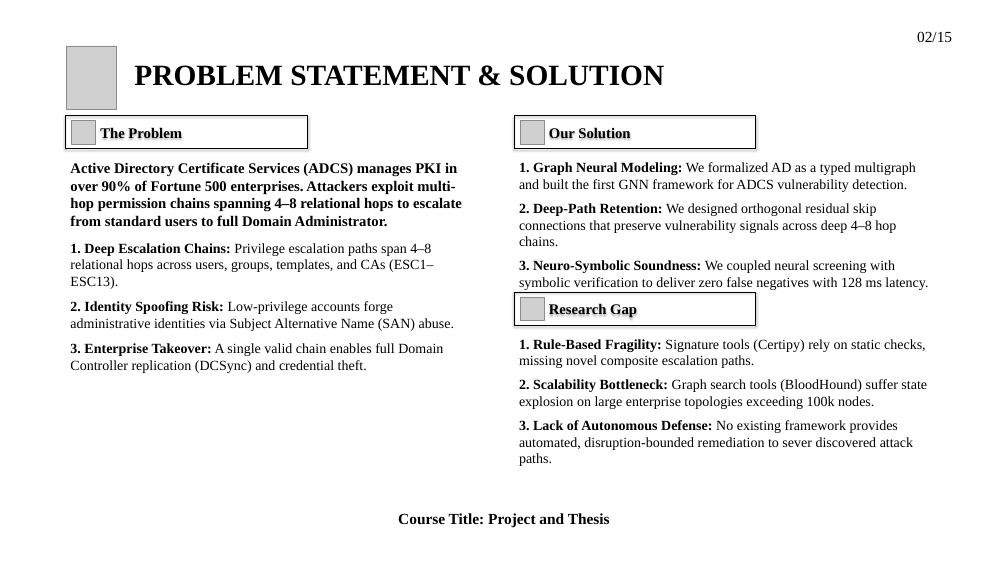
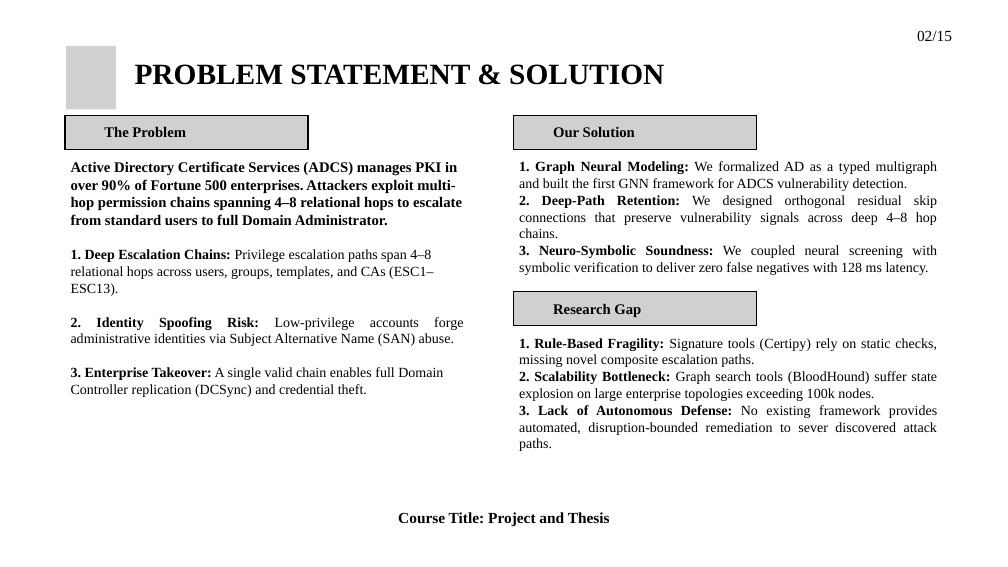
Before and after one commit to hasanshahriar32/GOAD, a slide deck: slide 2 of thesis_paper/certgraph_thesis_defense.pptx. Drawn at 1008x567 pixels with LibreOffice and Linux fonts; fonts in the diff are those of the drawing; grey boxes stand for pictures; background and template pictures are left out. Boxes give left, top, right and bottom in pixels: in the first picture for what was removed or moved away, otherwise in the second. Text is boxed around its words. In the diff, an @@ line names an element or a change of style, - is before the commit and + after.

Commit message:
feat: add slide diagram generation scripts and update presentation figures and layouts

```diff
--- a/thesis_paper/certgraph_thesis_defense.pptx
+++ b/thesis_paper/certgraph_thesis_defense.pptx
@@ text "02/15" at (917, 30, 952, 41): line spacing 1 to 26.4pt @@
@@ text "PROBLEM STATEMENT & SOLUTION" at (135, 64, 664, 85): line spacing 1 to 50.4pt @@
@@ 3 texts: place and size @@
-3 texts at (66, 116, 756, 325)
+3 texts at (104, 126, 641, 317)
@@ line spacing 1 to 25.2pt; outline #000000 1.5 pt to none; shadow off in 3 elements at (553, 126, 635, 137), (553, 303, 641, 317), (104, 126, 186, 137) @@
@@ picture added at (65, 115, 308, 149) @@
@@ picture added at (514, 115, 757, 149) @@
@@ text "Active Directory Certificate Services (ADCS) ..." at (71, 161, 463, 397): line spacing 1 to 25.2pt; less space between paragraphs; line spacing 1 to 24pt; alignment left to justified @@
@@ text "1. Graph Neural Modeling: We ..." at (519, 161, 937, 275): alignment left to justified; line spacing 1 to 24pt; less space between paragraphs @@
@@ picture added at (514, 292, 757, 326) @@
@@ outline redrawn in 4 elements at (66, 46, 116, 109), (72, 120, 95, 144), (520, 120, 544, 144), (521, 296, 544, 320) @@
@@ text "1. Rule-Based Fragility: Signature tools ..." at (519, 338, 937, 451): alignment left to justified; line spacing 1 to 24pt; less space between paragraphs @@
```
Also in this commit, not shown: 12 other slides changed, 3 slides added, 1 slide removed, 15 other files.
